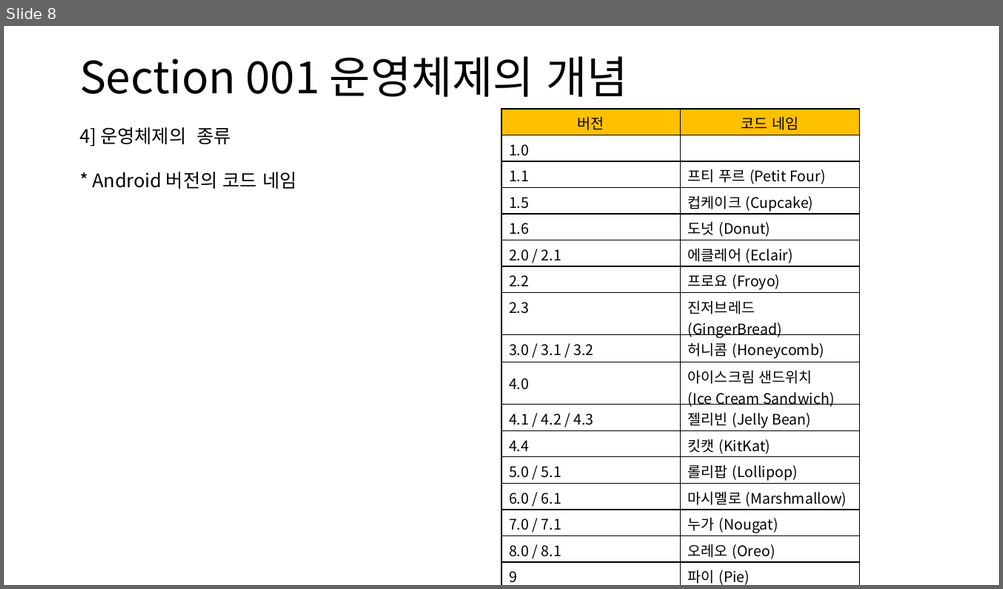
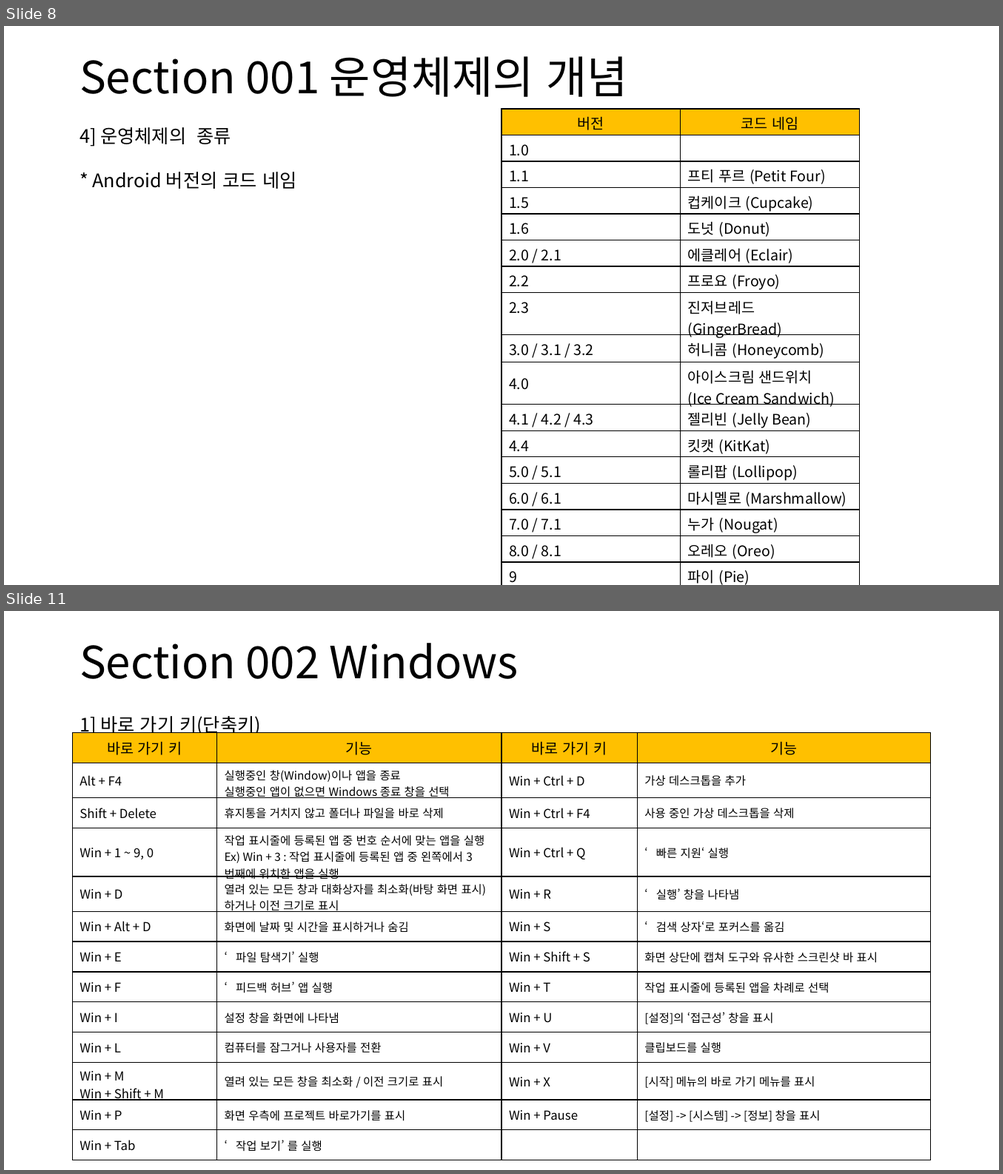
Before and after one commit to DreamSH-J/Certification, a slide deck: 실기 정리/정보처리 기능사 실기.pptx. Shown one above the other, each under a label of ours: slide 8 before the commit, slides 8 and 11 after it; the slides between them are not shown. The pictures are 1003x589 and 1003x1174 pixels, drawn with LibreOffice and Linux fonts; fonts in the diff are those of the drawing. Boxes give left, top, right and bottom in pixels: in the first picture for what was removed or moved away, otherwise in the second. Text is boxed around its words. In the diff, an @@ line names an element or a change of style, - is before the commit and + after.

```diff
--- a/실기 정리/정보처리 기능사 실기.pptx
+++ b/실기 정리/정보처리 기능사 실기.pptx
@@ slide 11 added at [4,611,999,1170], background #FFFFFF @@
@@ text added at [79,643,518,679], 42.9 pt, text #000000 @@
+Section 002 Windows
@@ text added at [79,716,261,736], 18 pt, text #000000 @@
+1] 바로 가기 키(단축키)
@@ table added at [73,732,930,1160], 13 rows, 4 columns @@
+바로 가기 키 | 기능 | 바로 가기 키 | 기능
+Alt + F4 | 실행중인 창(Window)이나 앱을 종료 / 실행중인 앱이 없으면 Windows 종료 창을 선택 | Win + Ctrl + D | 가상 데스크톱을 추가
+Shift + Delete | 휴지통을 거치지 않고 폴더나 파일을 바로 삭제 | Win + Ctrl + F4 | 사용 중인 가상 데스크톱을 삭제
+Win + 1 ~ 9, 0 | 작업 표시줄에 등록된 앱 중 번호 순서에 맞는 앱을 실행 Ex) Win + 3 : 작업 표시줄에 등록된 앱 중 왼쪽에서 3번째에 위치한 앱을 실행 | Win + Ctrl + Q | ‘빠른 지원‘ 실행
+Win + D | 열려 있는 모든 창과 대화상자를 최소화(바탕 화면 표시)하거나 이전 크기로 표시 | Win + R | ‘실행’ 창을 나타냄
+Win + Alt + D | 화면에 날짜 및 시간을 표시하거나 숨김 | Win + S | ‘검색 상자‘로 포커스를 옮김
+Win + E | ‘파일 탐색기’ 실행 | Win + Shift + S | 화면 상단에 캡쳐 도구와 유사한 스크린샷 바 표시
+Win + F | ‘피드백 허브’ 앱 실행 | Win + T | 작업 표시줄에 등록된 앱을 차례로 선택
+Win + I | 설정 창을 화면에 나타냄 | Win + U | [설정]의 ‘접근성’ 창을 표시
+Win + L | 컴퓨터를 잠그거나 사용자를 전환 | Win + V | 클립보드를 실행
+Win + M / Win + Shift + M | 열려 있는 모든 창을 최소화 / 이전 크기로 표시 | Win + X | [시작] 메뉴의 바로 가기 메뉴를 표시
+Win + P | 화면 우측에 프로젝트 바로가기를 표시 | Win + Pause | [설정] -> [시스템] -> [정보] 창을 표시
+Win + Tab | ‘작업 보기’ 를 실행 |  | 
```
Also in this commit, not shown: 2 slides changed, 9 other slides added.
